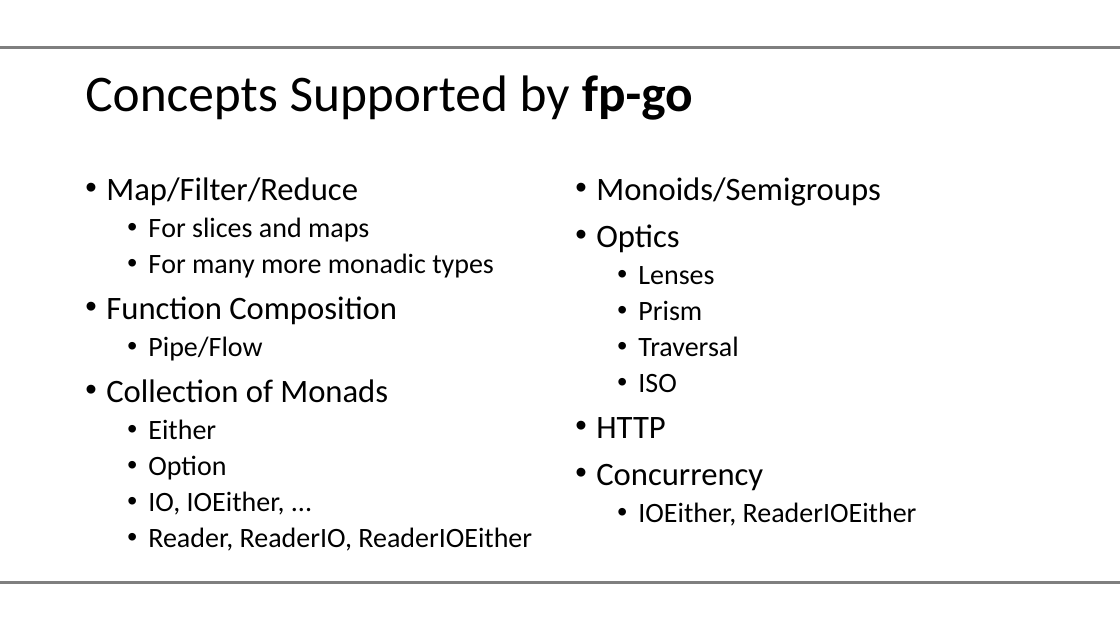
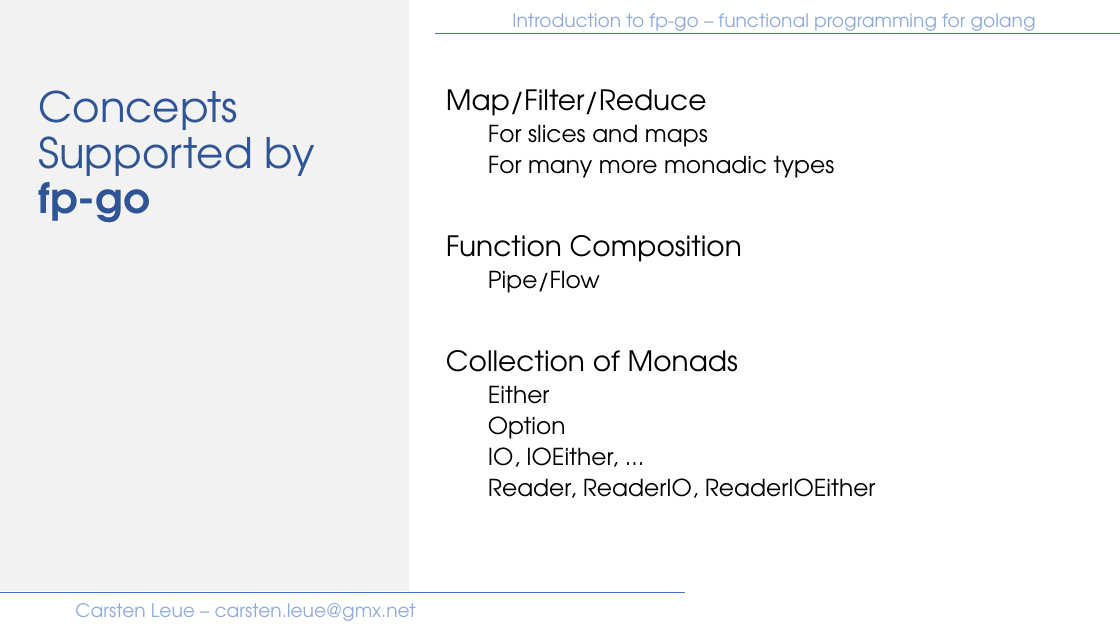
Before and after one commit to IBM/fp-go, a slide deck: slide 11 of samples/presentation/introduction.pptx (slide 8 before the commit). Drawn at 1120x630 pixels with LibreOffice and Linux fonts; fonts in the diff are those of the drawing; background and template pictures are left out. Boxes give left, top, right and bottom in pixels: in the first picture for what was removed or moved away, otherwise in the second. Text is boxed around its words. In the diff, an @@ line names an element or a change of style, - is before the commit and + after.

```diff
--- a/samples/presentation/introduction.pptx
+++ b/samples/presentation/introduction.pptx
@@ rectangle added at [0, 0, 409, 592], fill #F2F2F2 @@
@@ text "Introduction to fp-go – functional ...": place and size @@
-text "Introduction to fp-go – functional ..." at [582, 75, 693, 120]
+text "Introduction to fp-go – functional ..." at [512, 13, 1036, 34]
@@ text "Introduction to fp-go – functional ..." at [512, 13, 1036, 34]: size 18 to 16 pt, font Calibri to TeX Gyre Adventor, text colour #FFFFFF to #8FAADC @@
@@ rectangle removed at [0, 48, 1120, 583] @@
@@ line removed from (0, 48) to (1120, 48) @@
@@ line added from (1120, 34) to (435, 34), #4472C4 0.5 pt @@
@@ title "Concepts Supported by fp-go": place and size @@
-title "Concepts Supported by fp-go" at [85, 75, 570, 120]
+title "Concepts Supported by fp-go" at [38, 90, 314, 223]
@@ title "Concepts Supported by fp-go" at [38, 90, 314, 223]: size 44 to 36 pt, font Calibri to TeX Gyre Adventor, text colour #000000 to #2F5597; vertical alignment middle to top @@
@@ text "Map/Filter/Reduce": place and size @@
-text "Map/Filter/Reduce" at [106, 177, 532, 551]
+text "Map/Filter/Reduce" at [446, 89, 876, 498]
@@ text "Map/Filter/Reduce" at [446, 89, 876, 498]: size 28 to 24 pt in "Map/Filter/Reduce", "Function Composition", "Collection of Monads"; font Calibri to TeX Gyre Adventor; size 24 to 20 pt in "For slices and maps", "For many more monadic types", "Pipe/Flow", "Either" and 3 more places; bullet • to none @@
@@ text removed at [596, 177, 917, 526] @@
-• Monoids/Semigroups
-• Optics
-  • Lenses
-  • Prism
-  • Traversal
-  • ISO
-• HTTP
-• Concurrency
-  • IOEither, ReaderIOEither
@@ line removed from (0, 582) to (1120, 582) @@
@@ line added from (685, 592) to (0, 592), #4472C4 0.5 pt @@
@@ text at [75, 603, 416, 621]: text changed; size 18 to 16 pt; font Calibri to TeX Gyre Adventor; text colour #FFFFFF to #8FAADC @@
-Carsten Leue – carsten.leue@de.ibm.com
+Carsten Leue – carsten.leue@gmx.net
```
Also in this commit, not shown: 25 other slides changed, 4 slides added.
